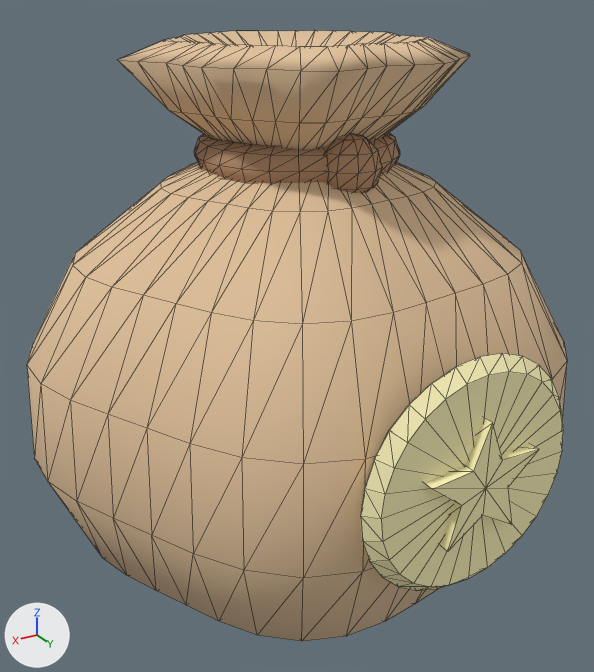
Before and after pictures for a commit that changed the OBJ model assets/meshes/ParasolPlummetBag.obj.
The view is the same before and after, from a camera (50 mm lens) standing at (2.24, 3.74, 3.25) and looking at (0.06, 0.1, 1.43). Every picture has the same lights, and +X, +Y and +Z are marked at lower left. The first picture is the older version. Mesh edges are drawn as thin lines. Where no turn or scale is listed for an object, it has been applied to the vertices. Vertices at exactly the same position are counted once.

Before the edit, the objects in view are built like this:
```python
me_emblem = bpy.data.meshes.new('Emblem')
me_emblem.from_pydata(...)  # 108 vertices, 208 faces; spans x -0.58..0.58, y 1.41..1.58, z 0.67..1.83
me_emblem.materials.append(mat_emblem)  # beige #fff6bd
me_sack = bpy.data.meshes.new('Sack')
me_sack.from_pydata(...)  # 434 vertices, 864 faces; spans x -1.44..1.49, y -1.5..1.43, z 0.0..3.0
me_sack.materials.append(mat_sack)  # beige #e3c49d
me_tie = bpy.data.meshes.new('Tie')
me_tie.from_pydata(...)  # a torus around z (ring radius 0.44, tube radius 0.1) spanning x -0.54..0.54, y -0.54..0.54, z 2.34..2.54; a UV sphere (10 segments, 6 rings, poles along z) spanning x -0.16..0.16, y 0.328..0.632, z 2.28..2.6
me_tie.materials.append(mat_tie)  # brown #b78f6e
ob_emblem = bpy.data.objects.new('Emblem', me_emblem)
ob_emblem.location = (0.0, 0.0, 0.0)
ob_sack = bpy.data.objects.new('Sack', me_sack)
ob_sack.location = (0.0, 0.0, 0.0)
ob_tie = bpy.data.objects.new('Tie', me_tie)
ob_tie.location = (0.0, 0.0, 0.0)
```
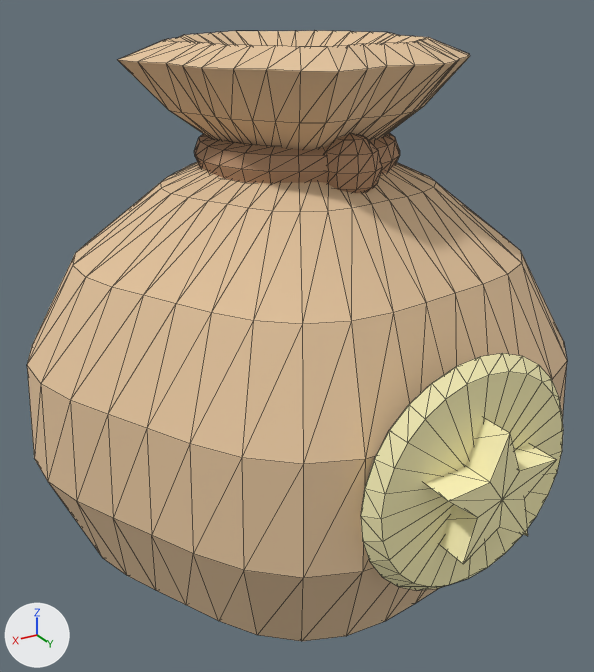
Boxes [x1, y1, x2, y2] around the edits, measured in the pictures (594 x 672 px; the box of a moved part takes in the faces that stretch with it):
```json
{"part": 1, "of": "me_emblem", "change": "moved or reshaped", "before": [425, 418, 539, 551], "after": [425, 418, 556, 564]}
{"part": 2, "of": "me_emblem", "change": "shading changed", "before": [361, 362, 558, 566], "after": [361, 362, 558, 566]}
{"part": 3, "of": "me_sack", "change": "shading changed", "before": [28, 44, 567, 641], "after": [28, 44, 567, 641]}
```

Scene script edits in JSON lines:
```json
{"block": "me_emblem", "where": "# used by ob_emblem; location = (0.0, 0.0, 0.0)"}
{"op": "remove", "block": "me_emblem", "code": "me_emblem.from_pydata(...)  # 108 vertices, 208 faces; spans x -0.58..0.58, y 1.41..1.58, z 0.67..1.83"}
{"op": "add", "block": "me_emblem", "code": "me_emblem.from_pydata(...)  # 108 vertices, 208 faces; spans x -0.58..0.58, y 1.32..1.68, z 0.67..1.83"}
{"block": "me_emblem", "change": "me_emblem part 1: the loose piece of 22 vertices spanning x -0.304..0.304, y 1.42..1.58, z 0.991..1.57 is scaled about its middle by (1, 2.25, 1)"}
{"block": "me_emblem", "change": "me_emblem part 2: all faces are now shaded flat (208 of 208 changed)"}
{"block": "me_sack", "where": "me_sack.from_pydata(...)  # 434 vertices, 864 faces; spans x -1.44..1.49, y -1.5..1.43, z 0.0..3.0"}
{"block": "me_sack", "where": "# used by ob_sack; location = (0.0, 0.0, 0.0)"}
{"block": "me_sack", "change": "me_sack part 3: all faces are now shaded flat (864 of 864 changed)"}
```
